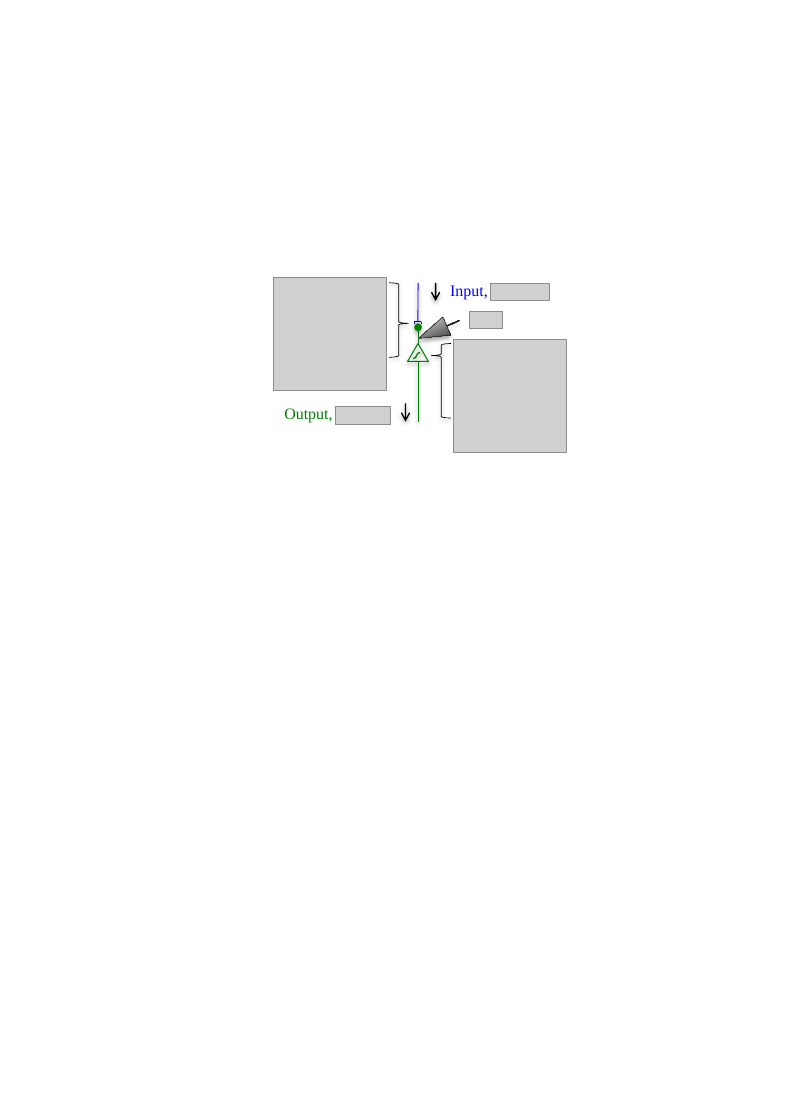
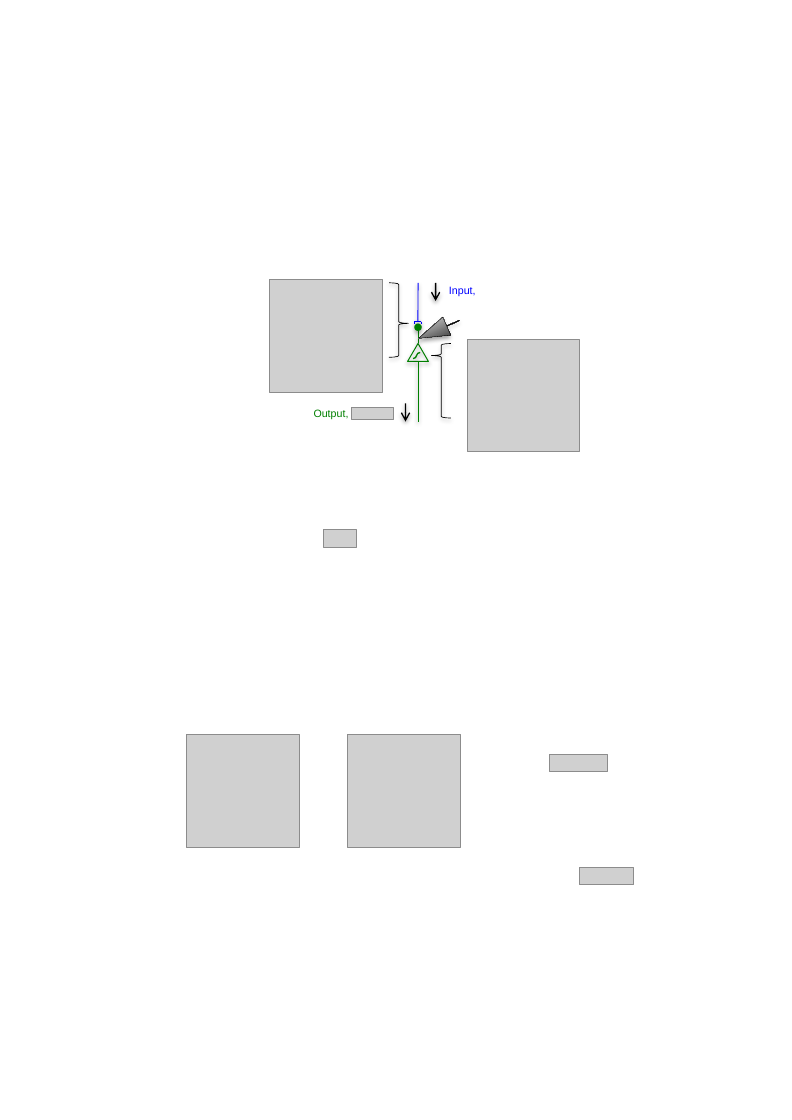
Before and after one commit to kelvinlayton/CRLBNeuro, a slide deck: slide 6 of manuscript/figures/ppt/Figures_plos.pptx. Drawn at 792x1120 pixels with LibreOffice and Linux fonts; fonts in the diff are those of the drawing; grey boxes stand for pictures; background and template pictures are left out. Boxes give left, top, right and bottom in pixels: in the first picture for what was removed or moved away, otherwise in the second. Text is boxed around its words. In the diff, an @@ line names an element or a change of style, - is before the commit and + after.

```diff
--- a/manuscript/figures/ppt/Figures_plos.pptx
+++ b/manuscript/figures/ppt/Figures_plos.pptx
@@ picture added at (x1=270, y1=279, x2=383, y2=392) @@
@@ text "Input," at (x1=449, y1=286, x2=476, y2=296): size 12 to 8 pt, font Times New Roman to Arial @@
@@ picture added at (x1=467, y1=340, x2=579, y2=452) @@
@@ text "Output," at (x1=314, y1=409, x2=349, y2=420): size 12 to 8 pt, font Times New Roman to Arial @@
@@ text "Output," moved from (x1=284, y1=408, x2=332, y2=423) to (x1=314, y1=409, x2=349, y2=420) @@
@@ picture added at (x1=351, y1=407, x2=394, y2=419) @@
@@ picture moved from (x1=469, y1=311, x2=503, y2=328) to (x1=323, y1=530, x2=356, y2=547) @@
@@ picture moved from (x1=274, y1=277, x2=387, y2=390) to (x1=186, y1=734, x2=299, y2=847) @@
@@ picture moved from (x1=454, y1=339, x2=567, y2=452) to (x1=348, y1=734, x2=461, y2=847) @@
@@ picture moved from (x1=490, y1=283, x2=549, y2=301) to (x1=550, y1=754, x2=608, y2=771) @@
@@ picture moved from (x1=336, y1=407, x2=391, y2=424) to (x1=579, y1=868, x2=634, y2=885) @@
```
Also in this commit, not shown: 1 other slide changed, 8 other files.
